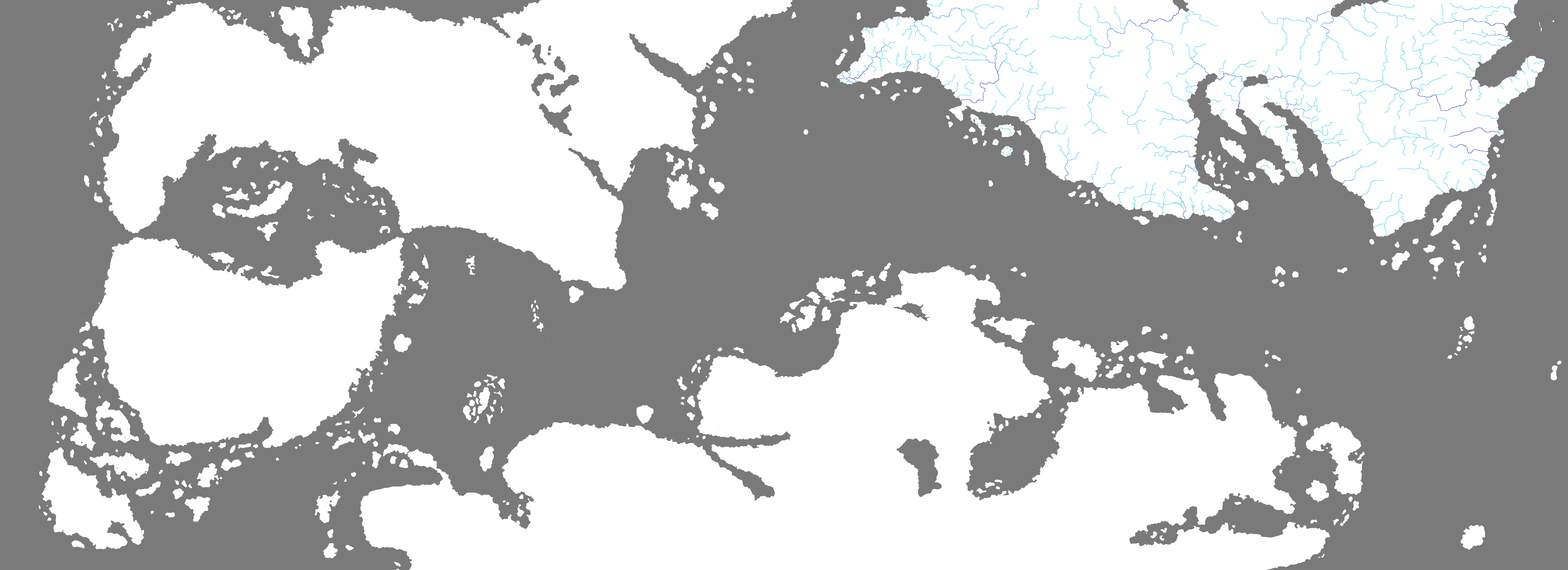
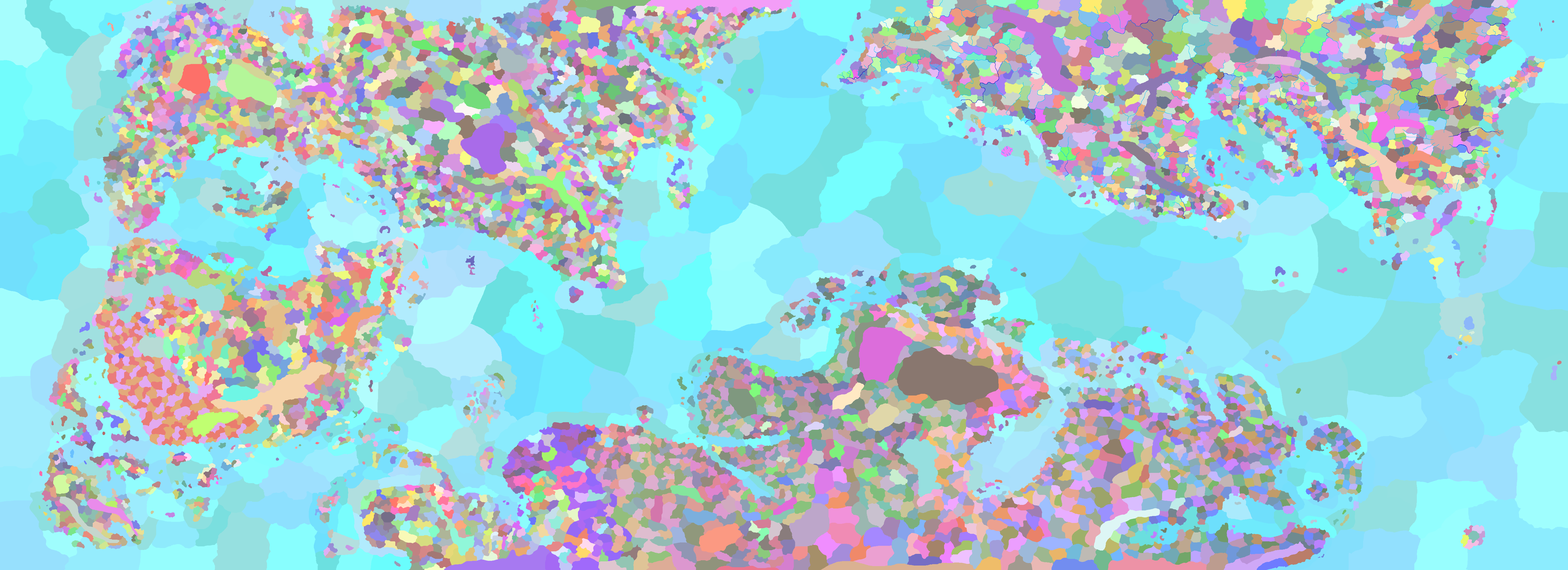
The second 1568 × 570 image is a revision of the first. Changes to its layers:
hid "heightmap", opacity 100% → 0%, painted on it over <box>0,0,1568,570</box>
showed "nationbordersformindman.png" over <box>0,0,1568,570</box>
